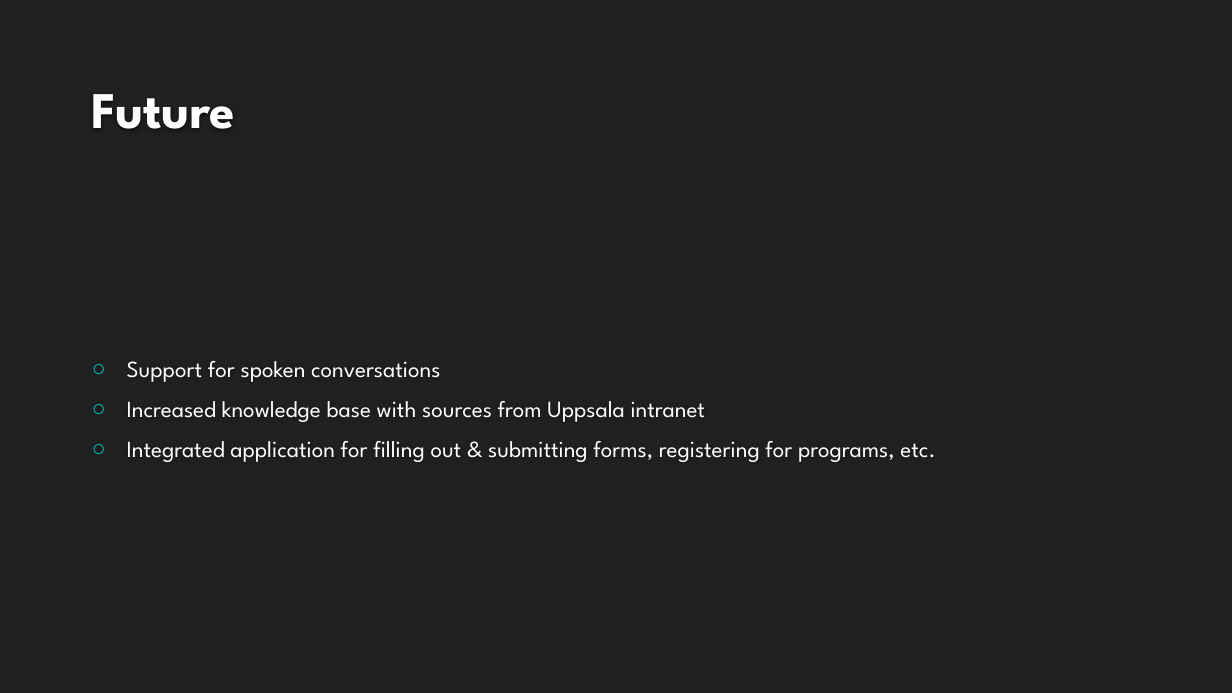
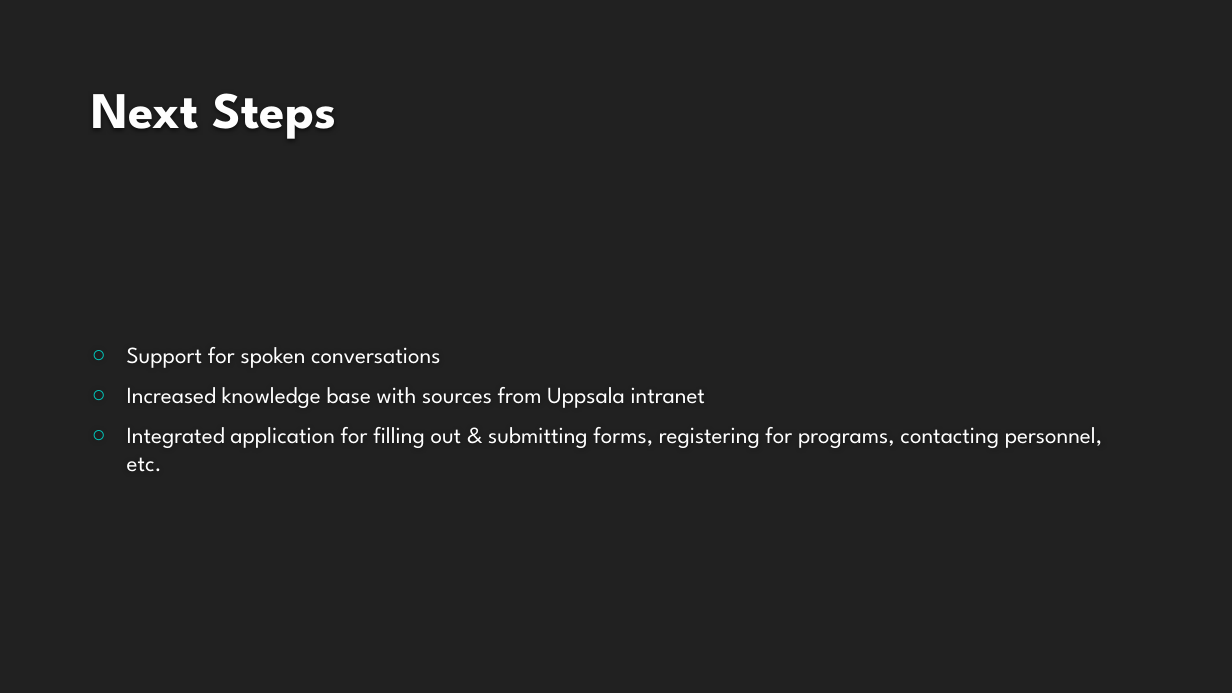
Before and after one commit to minw1/Uppsala-Hackathon, a slide deck: slide 7 of presentation.pptx. Drawn at 1232x693 pixels with LibreOffice and Linux fonts; fonts in the diff are those of the drawing; background and template pictures are left out. Boxes give left, top, right and bottom in pixels: in the first picture for what was removed or moved away, otherwise in the second. Text is boxed around its words. In the diff, an @@ line names an element or a change of style, - is before the commit and + after.

Commit message:
finished presentation

```diff
--- a/presentation.pptx
+++ b/presentation.pptx
@@ title at bbox=[91, 93, 337, 139]: text changed @@
-Future
+Next Steps
@@ text at bbox=[127, 427, 1102, 472]: text changed @@
-○ Integrated application for filling out & submitting forms, registering for programs, etc.
+○ Integrated application for filling out & submitting forms, registering for programs, contacting personnel, etc.
```
Also in this commit, not shown: 1 other slide changed, 2 slides added, 1 slide removed.
